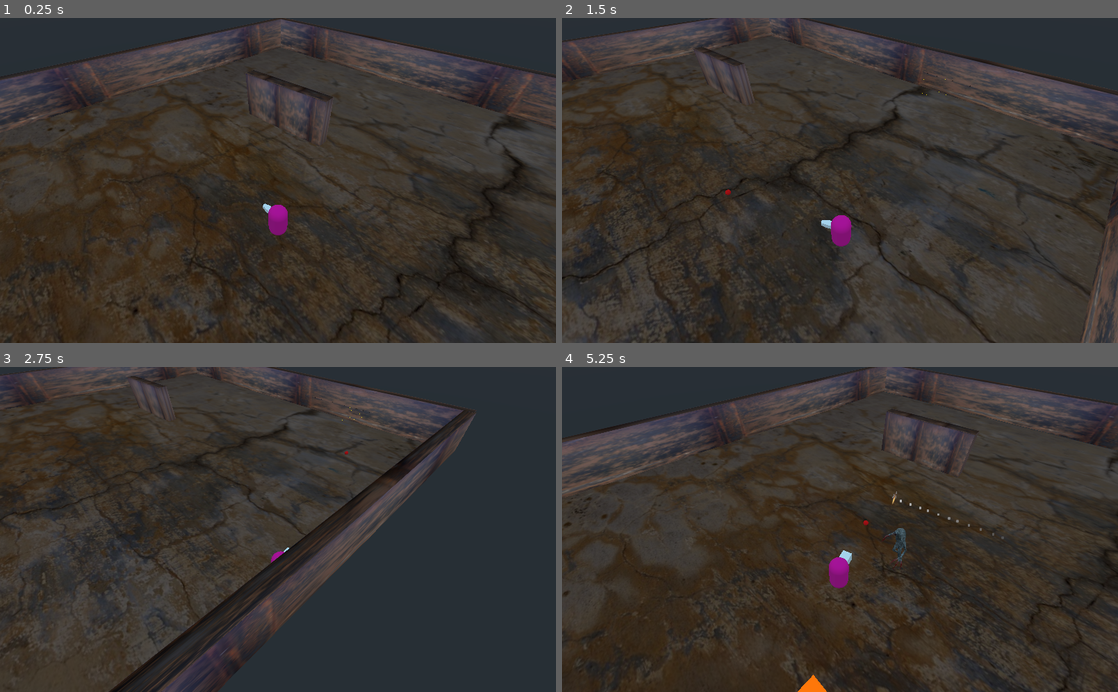
Above: before the commit, frames 1-4 (two rows, left to right).
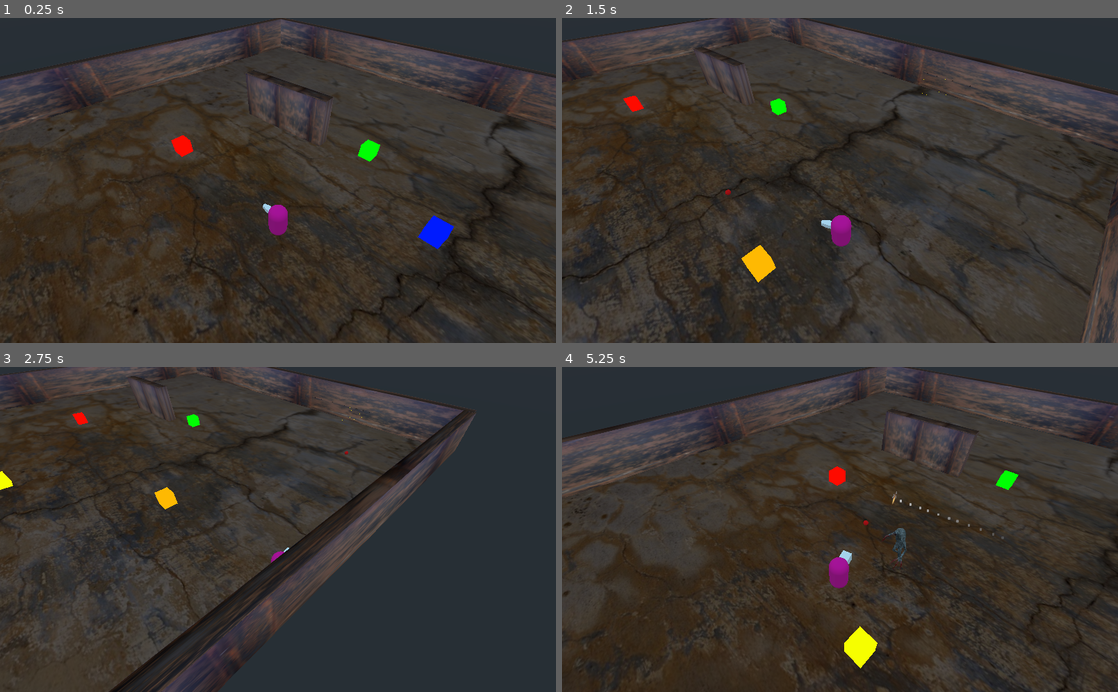
Above: after the commit, the same moments.

Repository: gusemil/topdownshooter3d-demo
Game: Godot game, scene res://scenes/World.tscn
Same seed, same stepped clock (60 frames per second), same inputs: the game is played once before the commit and once after it.
Inputs (mouse positions are in pixels of both pictures, inside the frame that each line leads up to):
- Up to frame 1 (0.25 s): no input
- Up to frame 2 (1.5 s): tap Enter at 0.5 s; move the mouse to (962, 164) at 0.52 s; press the mouse at (962, 164) at 0.53 s; hold D (move_right) 0.53-1.28 s; move the mouse to (728, 196) at 1.27 s; release the mouse at (728, 196) at 1.28 s; hold S (move_backward) from 1.28 s (still down); tap Space (dash) at 1.35 s
- Up to frame 3 (2.75 s): click (166, 545) at 1.55 s; move the mouse to (333, 458) at 2.02 s; release S (move_backward) at 2.03 s; press the mouse at (333, 458) at 2.03 s; hold D (move_right) from 2.03 s (still down)
- Up to frame 4 (5.25 s): move the mouse to (812, 594) at 2.77 s; release D (move_right) at 2.78 s; release the mouse at (812, 594) at 2.78 s; hold W (move_forward) 2.78-3.53 s; tap 1 (weapon1) at 2.85 s; click (812, 594) at 3.05 s; move the mouse to (1006, 578) at 3.52 s; press the mouse at (1006, 578) at 3.53 s; hold A (move_left) 3.53-5.03 s; tap 2 (weapon2) at 3.6 s; move the mouse to (673, 480) at 4.27 s; release the mouse at (673, 480) at 4.28 s; tap 3 (weapon3) at 4.35 s; click (673, 480) at 4.55 s; move the mouse to (867, 529) at 5.02 s; press the mouse at (867, 529) at 5.03 s; hold S (move_backward) from 5.03 s (still down)

The runs differ from the first frame. In frame 1, 0.7% of the frame differs, in the area x 30-82%, y 36-72%; in frame 2, 0.6%; in frame 3, 0.4%; in frame 4, 0.9%, in the area x 42-83%, y 30-100%.

Commit message:
Pickups properly implemented, pickup maximums, powerups started

Diff:
--- a/project.godot
+++ b/project.godot
@@ -18,10 +18,16 @@
 "class": "Pickup",
 "language": "GDScript",
 "path": "res://scripts/Pickup.gd"
+}, {
+"base": "Area",
+"class": "Powerup",
+"language": "GDScript",
+"path": "res://scripts/Powerup.gd"
 } ]
 _global_script_class_icons={
 "HitBox": "",
-"Pickup": ""
+"Pickup": "",
+"Powerup": ""
 }
 
 [application]
--- a/scenes/RangedEnemy.tscn
+++ b/scenes/Enemy/MeleeEnemy.tscn
@@ -1,52 +1,52 @@
 [gd_scene load_steps=8 format=2]
 
-[ext_resource path="res://graphics/models/enemies/ranged_enemy/reptilemonster.glb" type="PackedScene" id=1]
+[ext_resource path="res://graphics/models/enemies/melee_enemy/birdmonster.glb" type="PackedScene" id=1]
 [ext_resource path="res://scenes/Hitbox.tscn" type="PackedScene" id=2]
-[ext_resource path="res://scripts/Enemy.gd" type="Script" id=3]
+[ext_resource path="res://scenes/DamageArea.tscn" type="PackedScene" id=3]
 [ext_resource path="res://scenes/HealthManager.tscn" type="PackedScene" id=4]
-[ext_resource path="res://scenes/ProjectileSpawner.tscn" type="PackedScene" id=5]
+[ext_resource path="res://scripts/Enemy.gd" type="Script" id=5]
 
 [sub_resource type="CapsuleShape" id=1]
 radius = 0.5
-height = 0.8
 
 [sub_resource type="CapsuleShape" id=2]
 radius = 0.5
+height = 0.8
 
-[node name="RangedEnemy" type="KinematicBody"]
+[node name="MeleeEnemy" type="KinematicBody"]
 transform = Transform( 3, 0, 0, 0, 3, 0, 0, 0, 3, 0, 0, 0 )
 collision_layer = 2147483650
 collision_mask = 2147483649
-script = ExtResource( 3 )
+script = ExtResource( 5 )
+is_melee = true
 turn_speed_per_second = 180.0
-attack_range = 30.0
-always_face_towards_player_when_attacking = true
 sight_cone_degrees = 360.0
+
+[node name="CollisionShape" type="CollisionShape" parent="."]
+transform = Transform( 1, 0, 0, 0, -1.62921e-07, 1, 0, -1, -1.62921e-07, 0, 1, 0 )
+shape = SubResource( 1 )
 
 [node name="Graphics" parent="." instance=ExtResource( 1 )]
 
 [node name="BoneAttachment" type="BoneAttachment" parent="Graphics/Armature/Skeleton" index="1"]
-transform = Transform( 1, 1.77636e-15, -2.38419e-07, -2.5024e-08, 0.994477, -0.104958, 2.37102e-07, 0.104958, 0.994477, 2.84689e-18, 1.20205, -0.042127 )
+transform = Transform( 1, 0, 2.38418e-07, -8.6824e-08, 0.931334, 0.364166, -2.22047e-07, -0.364166, 0.931334, 0, 1.13977, 0 )
 bone_name = "body"
 
 [node name="Hitbox" parent="Graphics/Armature/Skeleton/BoneAttachment" instance=ExtResource( 2 )]
 
 [node name="CollisionShape" type="CollisionShape" parent="Graphics/Armature/Skeleton/BoneAttachment/Hitbox"]
-transform = Transform( 1, -8.84278e-08, 9.33282e-09, -9.33274e-09, -0.0391446, -0.995872, -8.84278e-08, 0.629109, 0.0391445, 2.1322e-08, -0.122411, 0.0894311 )
-shape = SubResource( 1 )
-
-[node name="CollisionShape" type="CollisionShape" parent="."]
-transform = Transform( 1, 0, 0, 0, -1.62921e-07, 1, 0, -0.677412, -1.10365e-07, 0, 1, 0.0297427 )
+transform = Transform( 1, 2.27374e-13, -1.47882e-13, 0, 0.342021, 0.939694, 0, -0.939694, 0.342021, 1.93751e-08, -0.207831, -0.0812652 )
 shape = SubResource( 2 )
 
 [node name="HealthManager" parent="." instance=ExtResource( 4 )]
 max_health = 25
 
 [node name="AttackArea" type="Spatial" parent="."]
-transform = Transform( -1, 0, -3.25841e-07, 0, 1, 0, 3.25841e-07, 0, -1, 0, 1.5, 1 )
+transform = Transform( 1, 0, 0, 0, 1, 0, 0, 0, 1, 0, 1, 1.53433 )
 
-[node name="ProjectileSpawner" parent="AttackArea" instance=ExtResource( 5 )]
-projectile_speed = 5.0
+[node name="DamageArea" parent="AttackArea" instance=ExtResource( 3 )]
+collision_layer = 0
+collision_mask = 2
 [connection signal="dead" from="HealthManager" to="." method="set_state" binds= [ 3 ]]
 
 [editable path="Graphics"]
--- /dev/null
+++ b/scenes/Enemy/RangedEnemy.tscn
@@ -0,0 +1,52 @@
+[gd_scene load_steps=8 format=2]
+
+[ext_resource path="res://scenes/Hitbox.tscn" type="PackedScene" id=1]
+[ext_resource path="res://scenes/HealthManager.tscn" type="PackedScene" id=2]
+[ext_resource path="res://graphics/models/enemies/ranged_enemy/reptilemonster.glb" type="PackedScene" id=3]
+[ext_resource path="res://scenes/ProjectileSpawner.tscn" type="PackedScene" id=4]
+[ext_resource path="res://scripts/Enemy.gd" type="Script" id=5]
+
+[sub_resource type="CapsuleShape" id=1]
+radius = 0.5
+height = 0.8
+
+[sub_resource type="CapsuleShape" id=2]
+radius = 0.5
+
+[node name="RangedEnemy" type="KinematicBody"]
+transform = Transform( 3, 0, 0, 0, 3, 0, 0, 0, 3, 0, 0, 0 )
+collision_layer = 2147483650
+collision_mask = 2147483649
+script = ExtResource( 5 )
+turn_speed_per_second = 180.0
+attack_range = 30.0
+always_face_towards_player_when_attacking = true
+sight_cone_degrees = 360.0
+
+[node name="Graphics" parent="." instance=ExtResource( 3 )]
+
+[node name="BoneAttachment" type="BoneAttachment" parent="Graphics/Armature/Skeleton" index="1"]
+transform = Transform( 1, 1.77636e-15, -2.38419e-07, -2.5024e-08, 0.994477, -0.104958, 2.37102e-07, 0.104958, 0.994477, 2.84689e-18, 1.20205, -0.042127 )
+bone_name = "body"
+
+[node name="Hitbox" parent="Graphics/Armature/Skeleton/BoneAttachment" instance=ExtResource( 1 )]
+
+[node name="CollisionShape" type="CollisionShape" parent="Graphics/Armature/Skeleton/BoneAttachment/Hitbox"]
+transform = Transform( 1, -8.84278e-08, 9.33282e-09, -9.33274e-09, -0.0391446, -0.995872, -8.84278e-08, 0.629109, 0.0391445, 2.1322e-08, -0.122411, 0.0894311 )
+shape = SubResource( 1 )
+
+[node name="CollisionShape" type="CollisionShape" parent="."]
+transform = Transform( 1, 0, 0, 0, -1.62921e-07, 1, 0, -0.677412, -1.10365e-07, 0, 1, 0.0297427 )
+shape = SubResource( 2 )
+
+[node name="HealthManager" parent="." instance=ExtResource( 2 )]
+max_health = 25
+
+[node name="AttackArea" type="Spatial" parent="."]
+transform = Transform( -1, 0, -3.25841e-07, 0, 1, 0, 3.25841e-07, 0, -1, 0, 1.5, 1 )
+
+[node name="ProjectileSpawner" parent="AttackArea" instance=ExtResource( 4 )]
+projectile_speed = 5.0
+[connection signal="dead" from="HealthManager" to="." method="set_state" binds= [ 3 ]]
+
+[editable path="Graphics"]
--- a/scenes/MeleeEnemy.tscn
+++ /dev/null
@@ -1,52 +0,0 @@
-[gd_scene load_steps=8 format=2]
-
-[ext_resource path="res://graphics/models/enemies/melee_enemy/birdmonster.glb" type="PackedScene" id=1]
-[ext_resource path="res://scenes/Hitbox.tscn" type="PackedScene" id=2]
-[ext_resource path="res://scripts/Enemy.gd" type="Script" id=3]
-[ext_resource path="res://scenes/HealthManager.tscn" type="PackedScene" id=4]
-[ext_resource path="res://scenes/DamageArea.tscn" type="PackedScene" id=6]
-
-[sub_resource type="CapsuleShape" id=1]
-radius = 0.5
-
-[sub_resource type="CapsuleShape" id=2]
-radius = 0.5
-height = 0.8
-
-[node name="MeleeEnemy" type="KinematicBody"]
-transform = Transform( 3, 0, 0, 0, 3, 0, 0, 0, 3, 0, 0, 0 )
-collision_layer = 2147483650
-collision_mask = 2147483649
-script = ExtResource( 3 )
-is_melee = true
-turn_speed_per_second = 180.0
-sight_cone_degrees = 360.0
-
-[node name="CollisionShape" type="CollisionShape" parent="."]
-transform = Transform( 1, 0, 0, 0, -1.62921e-07, 1, 0, -1, -1.62921e-07, 0, 1, 0 )
-shape = SubResource( 1 )
-
-[node name="Graphics" parent="." instance=ExtResource( 1 )]
-
-[node name="BoneAttachment" type="BoneAttachment" parent="Graphics/Armature/Skeleton" index="1"]
-transform = Transform( 1, 0, 2.38418e-07, -8.6824e-08, 0.931334, 0.364166, -2.22047e-07, -0.364166, 0.931334, 0, 1.13977, 0 )
-bone_name = "body"
-
-[node name="Hitbox" parent="Graphics/Armature/Skeleton/BoneAttachment" instance=ExtResource( 2 )]
-
-[node name="CollisionShape" type="CollisionShape" parent="Graphics/Armature/Skeleton/BoneAttachment/Hitbox"]
-transform = Transform( 1, 2.27374e-13, -1.47882e-13, 0, 0.342021, 0.939694, 0, -0.939694, 0.342021, 1.93751e-08, -0.207831, -0.0812652 )
-shape = SubResource( 2 )
-
-[node name="HealthManager" parent="." instance=ExtResource( 4 )]
-max_health = 25
-
-[node name="AttackArea" type="Spatial" parent="."]
-transform = Transform( 1, 0, 0, 0, 1, 0, 0, 0, 1, 0, 1, 1.53433 )
-
-[node name="DamageArea" parent="AttackArea" instance=ExtResource( 6 )]
-collision_layer = 0
-collision_mask = 2
-[connection signal="dead" from="HealthManager" to="." method="set_state" binds= [ 3 ]]
-
-[editable path="Graphics"]
--- /dev/null
+++ b/scenes/Pickups/Armor_Pickup.tscn
@@ -0,0 +1,17 @@
+[gd_scene load_steps=4 format=2]
+
+[ext_resource path="res://scenes/Pickups/Pickup.tscn" type="PackedScene" id=1]
+
+[sub_resource type="CubeMesh" id=1]
+
+[sub_resource type="SpatialMaterial" id=2]
+flags_unshaded = true
+albedo_color = Color( 0, 0.109804, 1, 1 )
+
+[node name="Armor_Pickup" instance=ExtResource( 1 )]
+pickup_type = 4
+amount = 10
+
+[node name="MeshInstance" parent="Graphics" index="0"]
+mesh = SubResource( 1 )
+material/0 = SubResource( 2 )
--- /dev/null
+++ b/scenes/Pickups/Health_Pickup.tscn
@@ -0,0 +1,17 @@
+[gd_scene load_steps=4 format=2]
+
+[ext_resource path="res://scenes/Pickups/Pickup.tscn" type="PackedScene" id=1]
+
+[sub_resource type="CubeMesh" id=1]
+
+[sub_resource type="SpatialMaterial" id=2]
+flags_unshaded = true
+albedo_color = Color( 0, 1, 0.0156863, 1 )
+
+[node name="Health_Pickup" instance=ExtResource( 1 )]
+pickup_type = 3
+amount = 25
+
+[node name="MeshInstance" parent="Graphics" index="0"]
+mesh = SubResource( 1 )
+material/0 = SubResource( 2 )
--- /dev/null
+++ b/scenes/Pickups/Machinegun_Ammo_Pickup.tscn
@@ -0,0 +1,15 @@
+[gd_scene load_steps=4 format=2]
+
+[ext_resource path="res://scenes/Pickups/Pickup.tscn" type="PackedScene" id=1]
+
+[sub_resource type="CubeMesh" id=1]
+
+[sub_resource type="SpatialMaterial" id=2]
+flags_unshaded = true
+albedo_color = Color( 0.968627, 1, 0, 1 )
+
+[node name="Machinegun_Ammo_Pickup" instance=ExtResource( 1 )]
+
+[node name="MeshInstance" parent="Graphics" index="0"]
+mesh = SubResource( 1 )
+material/0 = SubResource( 2 )
--- a/scenes/Pickup.tscn
+++ b/scenes/Pickups/Pickup.tscn
@@ -8,13 +8,12 @@
 
 [sub_resource type="SpatialMaterial" id=3]
 flags_unshaded = true
-albedo_color = Color( 1, 0.470588, 0.0431373, 1 )
+albedo_color = Color( 1, 1, 0, 1 )
 
 [node name="Pickup" type="Area"]
 collision_layer = 8
 collision_mask = 2147483648
 script = ExtResource( 1 )
-pickup_type = 2
 
 [node name="CollisionShape" type="CollisionShape" parent="."]
 shape = SubResource( 1 )
--- /dev/null
+++ b/scenes/Pickups/Powerup.tscn
@@ -0,0 +1,21 @@
+[gd_scene load_steps=4 format=2]
+
+[ext_resource path="res://scripts/Powerup.gd" type="Script" id=1]
+
+[sub_resource type="BoxShape" id=1]
+
+[sub_resource type="SphereMesh" id=2]
+
+[node name="Powerup" type="Area"]
+collision_layer = 8
+collision_mask = 2147483648
+script = ExtResource( 1 )
+
+[node name="CollisionShape" type="CollisionShape" parent="."]
+shape = SubResource( 1 )
+
+[node name="Graphics" type="Spatial" parent="."]
+
+[node name="MeshInstance" type="MeshInstance" parent="Graphics"]
+mesh = SubResource( 2 )
+material/0 = null
--- /dev/null
+++ b/scenes/Pickups/RocketLauncher_Ammo_Pickup.tscn
@@ -0,0 +1,16 @@
+[gd_scene load_steps=4 format=2]
+
+[ext_resource path="res://scenes/Pickups/Pickup.tscn" type="PackedScene" id=1]
+
+[sub_resource type="CubeMesh" id=1]
+
+[sub_resource type="SpatialMaterial" id=2]
+flags_unshaded = true
+albedo_color = Color( 1, 0.0470588, 0, 1 )
+
+[node name="RocketLauncher_Ammo_Pickup" instance=ExtResource( 1 )]
+amount = 10
+
+[node name="MeshInstance" parent="Graphics" index="0"]
+mesh = SubResource( 1 )
+material/0 = SubResource( 2 )
--- /dev/null
+++ b/scenes/Pickups/Shotgun_Ammo_Pickup.tscn
@@ -0,0 +1,17 @@
+[gd_scene load_steps=4 format=2]
+
+[ext_resource path="res://scenes/Pickups/Pickup.tscn" type="PackedScene" id=1]
+
+[sub_resource type="CubeMesh" id=1]
+
+[sub_resource type="SpatialMaterial" id=2]
+flags_unshaded = true
+albedo_color = Color( 1, 0.729412, 0.0117647, 1 )
+
+[node name="Shotgun_Ammo_Pickup" instance=ExtResource( 1 )]
+pickup_type = 1
+amount = 20
+
+[node name="MeshInstance" parent="Graphics" index="0"]
+mesh = SubResource( 1 )
+material/0 = SubResource( 2 )
--- a/scenes/Player.tscn
+++ b/scenes/Player/Player.tscn
@@ -64,6 +64,8 @@
 transform = Transform( 1, 0, 0, 0, 1, 0, 0, 0, 1, 0, -1.5, -1 )
 script = ExtResource( 4 )
 automatic_fire = true
+ammo = 30
+max_ammo = 30
 fire_rate = 0.5
 
 [node name="ShotGunGraphics" type="MeshInstance" parent="WeaponManager/Weapons/Shotgun"]
@@ -95,6 +97,8 @@
 script = ExtResource( 4 )
 automatic_fire = true
 damage = 100
+ammo = 10
+max_ammo = 10
 is_hitscan = false
 fire_rate = 1.0
 
@@ -129,7 +133,6 @@
 transform = Transform( 0.666666, 0, 0, 0, 0.666666, 0, 0, 0, 3.33333, 0, 2.0289, 0 )
 
 [node name="HealthManager" parent="." instance=ExtResource( 5 )]
-starting_armor = 50
 
 [node name="PickupManager" type="Area" parent="."]
 collision_layer = 0
--- a/scenes/World.tscn
+++ b/scenes/World.tscn
@@ -1,11 +1,16 @@
-[gd_scene load_steps=13 format=2]
+[gd_scene load_steps=18 format=2]
 
 [ext_resource path="res://graphics/textures/concrete_cracked_2070_2531_Small.jpg" type="Texture" id=1]
-[ext_resource path="res://scenes/Player.tscn" type="PackedScene" id=2]
+[ext_resource path="res://scenes/Player/Player.tscn" type="PackedScene" id=2]
 [ext_resource path="res://scripts/GameManager.gd" type="Script" id=3]
 [ext_resource path="res://scripts/WaveManager.gd" type="Script" id=4]
 [ext_resource path="res://graphics/materials/walls.material" type="Material" id=5]
-[ext_resource path="res://scenes/Pickup.tscn" type="PackedScene" id=6]
+[ext_resource path="res://scenes/Pickups/Machinegun_Ammo_Pickup.tscn" type="PackedScene" id=6]
+[ext_resource path="res://scenes/Pickups/RocketLauncher_Ammo_Pickup.tscn" type="PackedScene" id=7]
+[ext_resource path="res://scenes/Pickups/Shotgun_Ammo_Pickup.tscn" type="PackedScene" id=8]
+[ext_resource path="res://scenes/Pickups/Health_Pickup.tscn" type="PackedScene" id=9]
+[ext_resource path="res://scenes/Pickups/Powerup.tscn" type="PackedScene" id=10]
+[ext_resource path="res://scenes/Pickups/Armor_Pickup.tscn" type="PackedScene" id=11]
 
 [sub_resource type="SpatialMaterial" id=1]
 flags_unshaded = true
@@ -110,11 +115,6 @@
 [node name="CollisionShape" type="CollisionShape" parent="Environment/CSGMesh2/StaticBody"]
 shape = SubResource( 5 )
 
-[node name="Pickup" parent="Environment" instance=ExtResource( 6 )]
-transform = Transform( 1, 0, 0, 0, 1, 0, 0, 0, 1, -22.7167, 1.23521, 0 )
-pickup_type = 4
-amount = 15
-
 [node name="Player" parent="." groups=[
 "player",
 ] instance=ExtResource( 2 )]
@@ -124,3 +124,24 @@
 
 [node name="NavigationMeshInstance" type="NavigationMeshInstance" parent="Navigation"]
 navmesh = SubResource( 6 )
+
+[node name="Shotgun_Ammo_Pickup" parent="." instance=ExtResource( 8 )]
+transform = Transform( 1, 0, 0, 0, 1, 0, 0, 0, 1, 0, 1.4415, 24.865 )
+
+[node name="RocketLauncher_Ammo_Pickup" parent="." instance=ExtResource( 7 )]
+transform = Transform( 1, 0, 0, 0, 1, 0, 0, 0, 1, 0, 1.56616, -20.4709 )
+pickup_type = 2
+amount = 15
+
+[node name="Machinegun_Ammo_Pickup" parent="." instance=ExtResource( 6 )]
+transform = Transform( 1, 0, 0, 0, 1, 0, 0, 0, 1, -17.3182, 1, 0 )
+amount = 50
+
+[node name="Powerup" parent="." instance=ExtResource( 10 )]
+transform = Transform( 1, 0, 0, 0, 1, 0, 0, 0, 1, -24.6148, 1.9231, 20.6428 )
+
+[node name="Health_Pickup" parent="." instance=ExtResource( 9 )]
+transform = Transform( 1, 0, 0, 0, 1, 0, 0, 0, 1, 19.2217, 1.37486, 0 )
+
+[node name="Armor_Pickup" parent="." instance=ExtResource( 11 )]
+transform = Transform( 1, 0, 0, 0, 1, 0, 0, 0, 1, 11.1189, 1.74719, 12.1972 )
--- a/scripts/HealthManager.gd
+++ b/scripts/HealthManager.gd
@@ -47,10 +47,20 @@
 	blood_spray_instance.global_transform.origin = global_transform.origin + Vector3(0,2,0)
 
 
-func gain_health(amount : int):
-	current_health += amount
-	print("hp: ", current_health)
+func gain_health(pickup : Pickup):
+	if current_health < max_health:
+		if current_health + pickup.amount <= max_health:
+			current_health += pickup.amount
+		else:
+			current_health = max_health
+		print("hp: ", current_health)
+		pickup.queue_free()
 
-func gain_armor(amount : int):
-	current_armor += amount
-	print("armor: ", current_armor)
+func gain_armor(pickup : Pickup):
+	if current_armor < max_armor:
+		if current_armor + pickup.amount <= max_armor:
+			current_armor += pickup.amount
+		else:
+			current_armor = max_armor
+		print("armor: ", current_armor)
+		pickup.queue_free()
--- a/scripts/PickupManager.gd
+++ b/scripts/PickupManager.gd
@@ -6,19 +6,20 @@
 func _ready():
 	connect("area_entered", self, "on_pickup")
 
-func on_pickup(pickup : Pickup):
-	if pickup.pickup_type == pickup.PICKUP_TYPES.AMMO_MACHINE_GUN:
-		print(weapon_manager.name)
-		weapon_manager.add_ammo(pickup.amount, pickup.PICKUP_TYPES.AMMO_MACHINE_GUN)
-	elif pickup.pickup_type == pickup.PICKUP_TYPES.AMMO_SHOTGUN:
-		print(weapon_manager.name)
-		weapon_manager.add_ammo(pickup.amount, pickup.PICKUP_TYPES.AMMO_SHOTGUN)
-	elif pickup.pickup_type == pickup.PICKUP_TYPES.AMMO_ROCKET_LAUNCHER:
-		print(weapon_manager.name)
-		weapon_manager.add_ammo(pickup.amount, pickup.PICKUP_TYPES.AMMO_ROCKET_LAUNCHER)
-	elif pickup.PICKUP_TYPES.HEALTH:
-		health_manager.gain_health(pickup.amount)
-	elif pickup.PICKUP_TYPES.ARMOR:
-		health_manager.gain_armor(pickup.amount)
-
-	pickup.queue_free()
+func on_pickup(pickup):
+	if pickup is Pickup:
+		if pickup.pickup_type == pickup.PICKUP_TYPES.AMMO_MACHINE_GUN || pickup.pickup_type == pickup.PICKUP_TYPES.AMMO_SHOTGUN ||pickup.pickup_type == pickup.PICKUP_TYPES.AMMO_ROCKET_LAUNCHER:
+			weapon_manager.add_ammo(pickup)
+		elif pickup.pickup_type == pickup.PICKUP_TYPES.HEALTH:
+			health_manager.gain_health(pickup)
+		elif pickup.pickup_type == pickup.PICKUP_TYPES.ARMOR:
+			health_manager.gain_armor(pickup)
+	elif pickup is Powerup:
+		if pickup.powerup_type == pickup.POWERUP_TYPES.QUAD_DAMAGE:
+			print("QUAD DAMAGE")
+			#weapon_manager.add_ammo(powerup.amount, powerup.powerup_TYPES.AMMO_MACHINE_GUN)
+		elif pickup.powerup_type == pickup.POWERUP_TYPES.UNDYING:
+			print("UNDYING")
+			#weapon_manager.add_ammo(powerup.amount, powerup.powerup_TYPES.AMMO_SHOTGUN)
+		elif pickup.powerup_type == pickup.POWERUP_TYPES.SPEED_BOOST:
+			print("SPEED BOOST")
--- /dev/null
+++ b/scripts/Powerup.gd
@@ -0,0 +1,8 @@
+extends Area
+
+class_name Powerup
+
+enum POWERUP_TYPES {QUAD_DAMAGE, UNDYING, SPEED_BOOST}
+
+export(POWERUP_TYPES) var powerup_type
+export var length : float
--- a/scripts/Projectile.gd
+++ b/scripts/Projectile.gd
@@ -31,7 +31,7 @@
 func set_projectile_damage_on_hit(var _damage :int):
 	damage_on_hit = _damage
 func set_bodies_to_exclude(_bodies_to_exclude: Array):
-	print("Bodies to exclude projectile.gd ",_bodies_to_exclude)
+	#print("Bodies to exclude projectile.gd ",_bodies_to_exclude)
 	for bodies in _bodies_to_exclude:
 		for body in bodies: #Two arrays? WTF?
 			add_collision_exception_with(body)
--- a/scripts/ProjectileSpawner.gd
+++ b/scripts/ProjectileSpawner.gd
@@ -19,7 +19,7 @@
 		print("TODO ROCKET")
 
 func set_bodies_to_exclude(_bodies_to_exclude: Array):
-	print("Projectile spawner bodies to exclude: ", _bodies_to_exclude)
+	#print("Projectile spawner bodies to exclude: ", _bodies_to_exclude)
 	bodies_to_exclude = _bodies_to_exclude
 
 func fire_projectile():
@@ -33,4 +33,4 @@
 	get_tree().get_root().add_child(projectile_instance)
 	projectile_instance.global_transform = global_transform
 
-	print("Excluded bodies: ", bodies_to_exclude)
+	#print("Excluded bodies: ", bodies_to_exclude)
--- a/scripts/WaveManager.gd
+++ b/scripts/WaveManager.gd
@@ -1,7 +1,7 @@
 extends Node
 
-var melee_enemy_prefab = preload("res://scenes/MeleeEnemy.tscn")
-var ranged_enemy_prefab = preload("res://scenes/RangedEnemy.tscn")
+var melee_enemy_prefab = preload("res://scenes/Enemy/MeleeEnemy.tscn")
+var ranged_enemy_prefab = preload("res://scenes/Enemy/RangedEnemy.tscn")
 var navmesh
 
 enum ENEMIES {MELEE, RANGED}
--- a/scripts/Weapon.gd
+++ b/scripts/Weapon.gd
@@ -13,6 +13,7 @@
 
 export var damage = 5
 export var ammo = 100
+export var max_ammo = 100
 export var is_hitscan = true
 
 export var fire_rate = 0.2
@@ -74,6 +75,7 @@
 	emit_signal("fired")
 	can_shoot = false
 	shoot_timer.start() #käynnistettään timer jonka jälkeen finish attack tapahtuu
+	print("Weapon: ", name, " ammo amount: ", ammo)
 
 func finish_attack():
 	can_shoot = true
@@ -92,6 +94,11 @@
 		projectile_spawner.fire_projectile()
 	projectile_spawners_base.global_transform = start_transform
 
-func add_ammo(amount : int):
-	ammo += amount
-	print("Weapon: ", name, " ammo amount: ", ammo)
+func add_ammo(pickup : Pickup):
+	if ammo < max_ammo:
+		if ammo + pickup.amount <= max_ammo:
+			ammo += pickup.amount
+		else:
+			ammo = max_ammo
+		print("Weapon: ", name, " ammo amount: ", ammo)
+		pickup.queue_free()
--- a/scripts/WeaponManager.gd
+++ b/scripts/WeaponManager.gd
@@ -56,5 +56,5 @@
 	current_weapon = weapons[current_slot]
 	current_weapon.set_active()
 
-func add_ammo(amount : int, weapon_index : int):
-	weapons[weapon_index].add_ammo(amount)
+func add_ammo(pickup : Pickup):
+	weapons[pickup.pickup_type].add_ammo(pickup)
